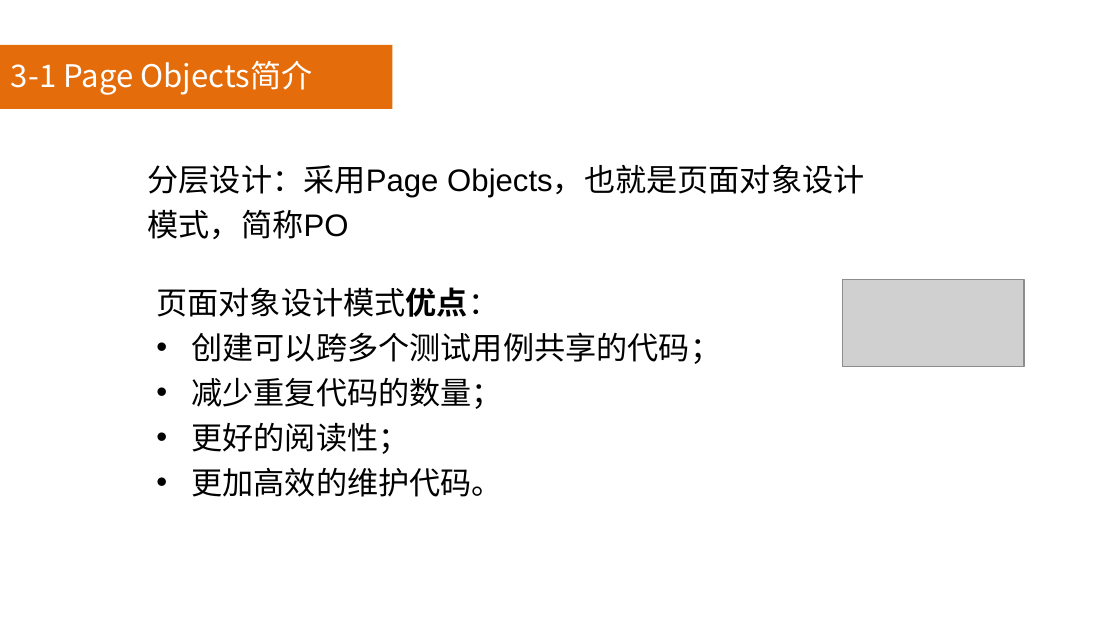
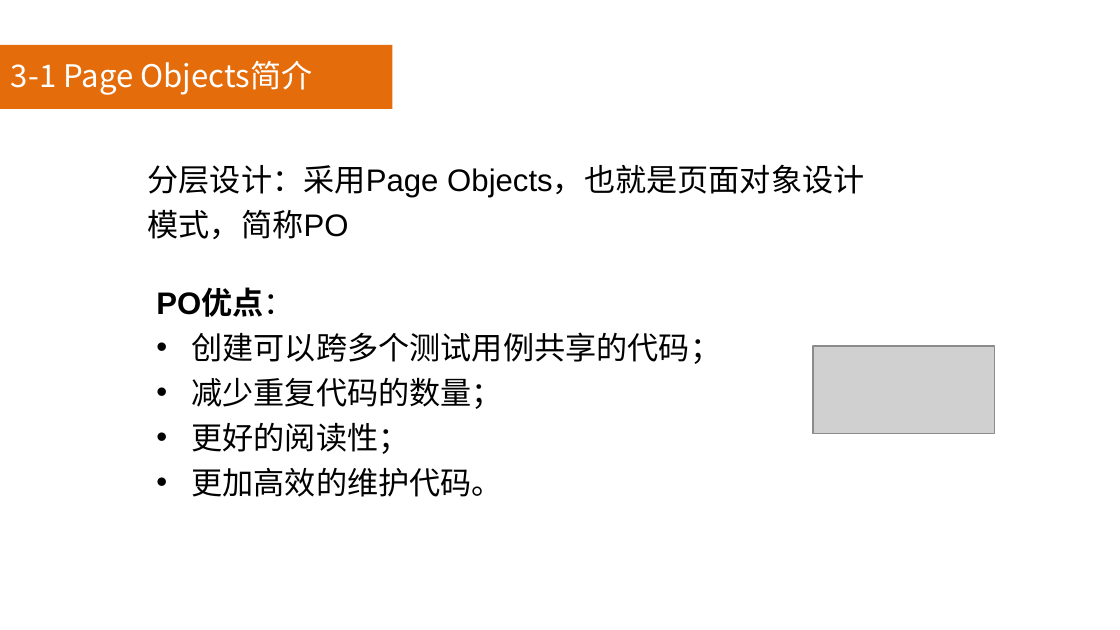
Before and after one commit to jimmyue/skills, a slide deck: slide 22 of 基于RobotFramework的UI自动化测试.pptx (slide 21 before the commit). Drawn at 1120x630 pixels with LibreOffice and Linux fonts; fonts in the diff are those of the drawing; grey boxes stand for pictures; background and template pictures are left out. Boxes give left, top, right and bottom in pixels: in the first picture for what was removed or moved away, otherwise in the second. Text is boxed around its words. In the diff, an @@ line names an element or a change of style, - is before the commit and + after.

```diff
--- a/基于RobotFramework的UI自动化测试.pptx
+++ b/基于RobotFramework的UI自动化测试.pptx
@@ text at [156,290,295,317]: text changed; bold on @@
-页面对象设计模式优点：
+PO优点：
@@ picture removed at [842,280,1024,367] @@
@@ picture added at [813,346,995,433] @@
```
Also in this commit, not shown: 4 other slides changed, 1 slide added.
